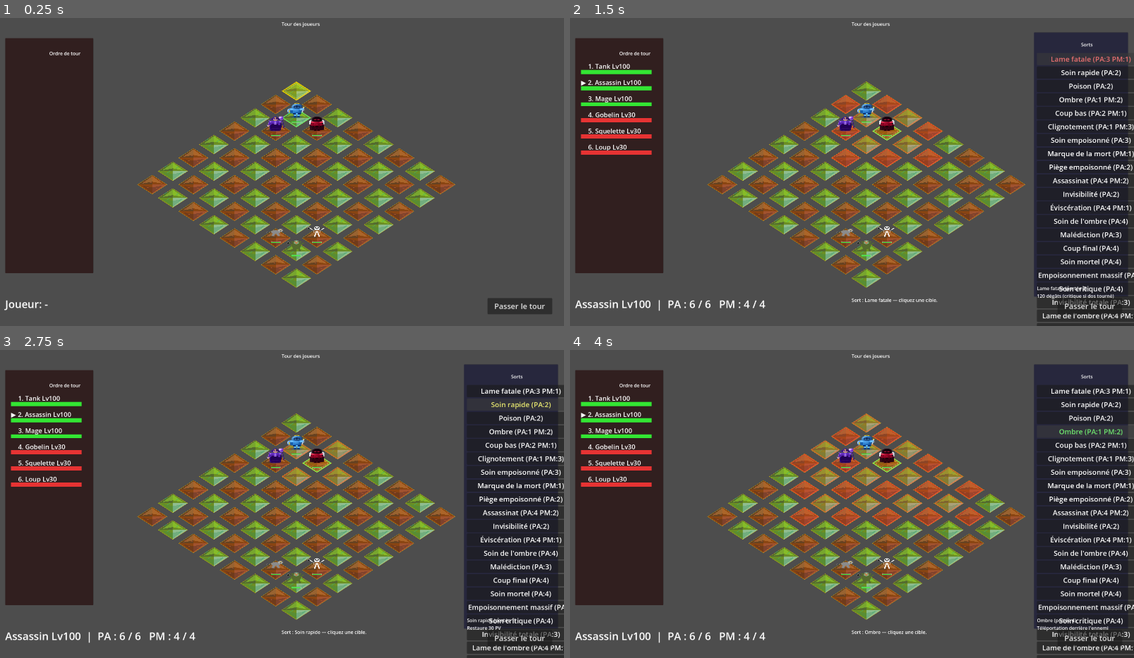
Above: before the commit, frames 1-4 (two rows, left to right).
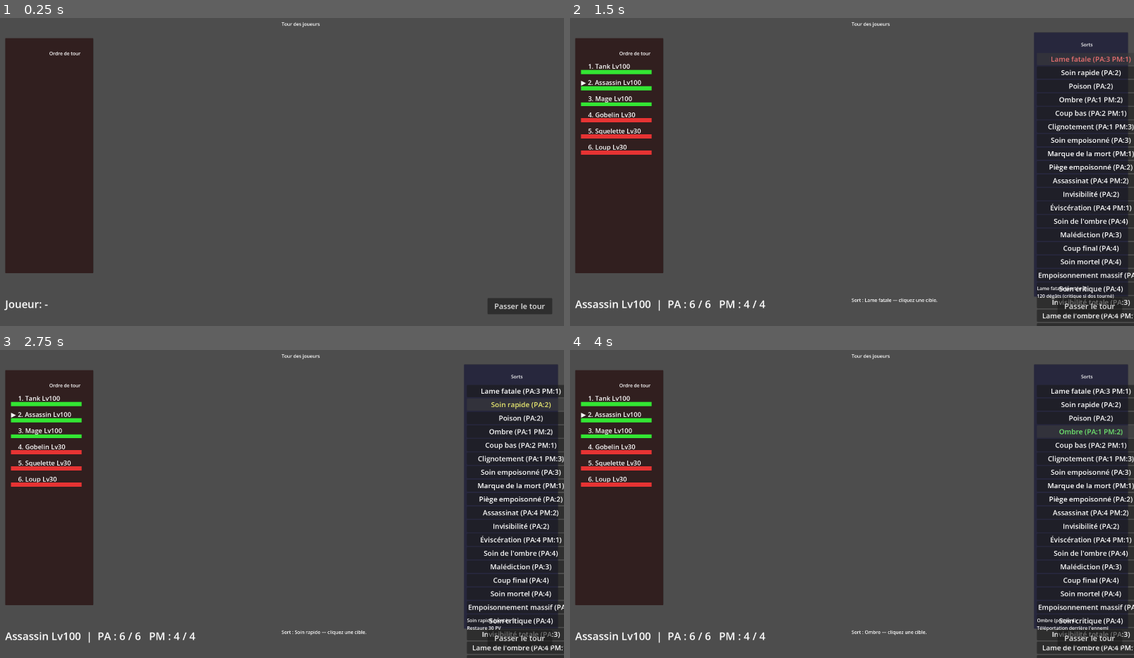
Above: after the commit, the same moments.

Repository: CharlieG42/Zimut
Game: Godot game, scene res://scenes/Main.tscn
The game is run twice, just before and just after one commit, with the same random seed, the same clock (stepped at 60 frames per second) and the same inputs.
Inputs:
- Up to frame 1 (0.25 s): no input
- Up to frame 2 (1.5 s): click "Passer le tour" at 0.5 s; click "Lame fatale (PA:3 PM:1)" at 1.25 s
- Up to frame 3 (2.75 s): click "Soin rapide (PA:2)" at 2 s
- Up to frame 4 (4 s): click "Poison (PA:2)" at 2.75 s; click "Ombre (PA:1 PM:2)" at 3.5 s

The runs differ from the first frame. In frame 1, 11% of the frame differs, in the area x 24-81%, y 20-88%; in frame 2, 11%; in frame 3, 11%; in frame 4, 11%.
Error after the commit: Parse Error: Identifier "hh" not declared in the current scope. (res://scripts/Cell.gd:145)

Commit message:
Fix tile spacing for 140x140 cells on 8x8 grid
- Updated Cell.gd to use dynamic coordinates based on CELL_SIZE (140x140)
- Changed HALF from (50,50) to (70,70) to match new tile size
- Replaced all hardcoded tile coordinates with hw/hh relative values
- Updated health bar, entity drawing, and texture coordinates to scale with tile size
- Fixed _is_point_in_diamond() to use HALF values instead of hardcoded 50.0
- Updated GridManager.gd grid_to_screen/screen_to_grid offsets from 90 to 100
- Adjusted decoration positions to fit within 8x8 grid bounds

This ensures tiles touch each other without gaps and all visual elements scale properly.

Co-authored-by: CharlieG42 <CharlieG42@users.noreply.github.com>

Diff:
--- a/prototype/Godot_iso/scripts/Cell.gd
+++ b/prototype/Godot_iso/scripts/Cell.gd
@@ -5,7 +5,7 @@
 ## Support des sprites pour les joueurs et ennemis
 
 const CELL_SIZE = Vector2i(140, 140)
-const HALF = Vector2(50, 50)
+const HALF = Vector2(70, 70)
 
 ## Chemins des sprites (relatifs au projet)
 const SPRITE_PATH_PLAYERS = "res://assets/sprites/players/"
@@ -55,44 +55,50 @@
 
 
 func _draw():
+	# Coordonnées basées sur CELL_SIZE (140x140)
+	var w = float(CELL_SIZE.x)
+	var h = float(CELL_SIZE.y)
+	var hw = w / 2.0
+	var hh = h / 2.0
+
 	var main_points = PackedVector2Array([
-		Vector2(0, 50), Vector2(50, 0), Vector2(100, 50), Vector2(50, 100)
+		Vector2(0, hh), Vector2(hw, 0), Vector2(w, hh), Vector2(hw, h)
 	])
 	var is_grass = (grid_position.x + grid_position.y) % 2 == 0
 
 	if is_grass:
 		draw_polygon(main_points, _colors4(GRASS_COLOR))
-		draw_polygon(PackedVector2Array([Vector2(0,50), Vector2(50,0), Vector2(50,50)]), _colors3(GRASS_SIDE_LEFT))
-		draw_polygon(PackedVector2Array([Vector2(50,50), Vector2(100,50), Vector2(50,100)]), _colors3(GRASS_SIDE_RIGHT))
-		draw_polygon(PackedVector2Array([Vector2(15,45), Vector2(50,5), Vector2(85,45), Vector2(50,35)]), _colors4(GRASS_HIGHLIGHT))
-		draw_polygon(PackedVector2Array([Vector2(15,55), Vector2(50,95), Vector2(85,55), Vector2(50,65)]), _colors4(GRASS_SHADOW))
+		draw_polygon(PackedVector2Array([Vector2(0,hh), Vector2(hw,0), Vector2(hw,hh)]), _colors3(GRASS_SIDE_LEFT))
+		draw_polygon(PackedVector2Array([Vector2(hw,hh), Vector2(w,hh), Vector2(hw,h)]), _colors3(GRASS_SIDE_RIGHT))
+		draw_polygon(PackedVector2Array([Vector2(hw*0.3,hh*0.9), Vector2(hw,hh*0.1), Vector2(w-hw*0.3,hh*0.9), Vector2(hw,hh*0.7)]), _colors4(GRASS_HIGHLIGHT))
+		draw_polygon(PackedVector2Array([Vector2(hw*0.3,hh*1.1), Vector2(hw,hh*1.9), Vector2(w-hw*0.3,hh*1.1), Vector2(hw,hh*1.3)]), _colors4(GRASS_SHADOW))
 		_draw_outline(main_points, BORDER_HIGHLIGHT, 1.0)
 		_draw_grass_texture()
 	else:
 		draw_polygon(main_points, _colors4(DIRT_COLOR))
-		draw_polygon(PackedVector2Array([Vector2(0,50), Vector2(50,0), Vector2(50,50)]), _colors3(DIRT_SIDE_LEFT))
-		draw_polygon(PackedVector2Array([Vector2(50,50), Vector2(100,50), Vector2(50,100)]), _colors3(DIRT_SIDE_RIGHT))
-		draw_polygon(PackedVector2Array([Vector2(15,45), Vector2(50,5), Vector2(85,45), Vector2(50,35)]), _colors4(DIRT_HIGHLIGHT))
-		draw_polygon(PackedVector2Array([Vector2(15,55), Vector2(50,95), Vector2(85,55), Vector2(50,65)]), _colors4(DIRT_SHADOW))
+		draw_polygon(PackedVector2Array([Vector2(0,hh), Vector2(hw,0), Vector2(hw,hh)]), _colors3(DIRT_SIDE_LEFT))
+		draw_polygon(PackedVector2Array([Vector2(hw,hh), Vector2(w,hh), Vector2(hw,h)]), _colors3(DIRT_SIDE_RIGHT))
+		draw_polygon(PackedVector2Array([Vector2(hw*0.3,hh*0.9), Vector2(hw,hh*0.1), Vector2(w-hw*0.3,hh*0.9), Vector2(hw,hh*0.7)]), _colors4(DIRT_HIGHLIGHT))
+		draw_polygon(PackedVector2Array([Vector2(hw*0.15,hh*0.9), Vector2(hw*0.5,hh*1.35), Vector2(w-hw*0.15,hh*0.9), Vector2(hw,hh*0.45)]), _colors4(DIRT_SHADOW))
 		_draw_outline(main_points, BORDER_HIGHLIGHT, 1.0)
 		_draw_dirt_texture()
 
 	# Overlays d'état (ordre : portée < sélection < highlight actif)
 	if in_spell_range:
 		draw_polygon(main_points, _colors4(Color(1.0, 0.3, 0.2, 0.25)))
-		_draw_outline(PackedVector2Array([Vector2(4,50), Vector2(50,4), Vector2(96,50), Vector2(50,96)]), SPELL_RANGE_COLOR, 2.5)
+		_draw_outline(PackedVector2Array([Vector2(hw*0.04,hh), Vector2(hw,hh*0.04), Vector2(w-hw*0.04,hh), Vector2(hw,hh*1.96)]), SPELL_RANGE_COLOR, 2.5)
 	elif in_move_range:
 		draw_polygon(main_points, _colors4(Color(0.2, 0.7, 1.0, 0.22)))
-		_draw_outline(PackedVector2Array([Vector2(4,50), Vector2(50,4), Vector2(96,50), Vector2(50,96)]), MOVE_RANGE_COLOR, 2.5)
+		_draw_outline(PackedVector2Array([Vector2(hw*0.04,hh), Vector2(hw,hh*0.04), Vector2(w-hw*0.04,hh), Vector2(hw,hh*1.96)]), MOVE_RANGE_COLOR, 2.5)
 
 	if selected:
 		draw_polygon(main_points, _colors4(Color(1.0, 0.84, 0.0, 0.18)))
-		_draw_outline(PackedVector2Array([Vector2(4,50), Vector2(50,4), Vector2(96,50), Vector2(50,96)]), SELECTION_COLOR, 3.0)
+		_draw_outline(PackedVector2Array([Vector2(hw*0.04,hh), Vector2(hw,hh*0.04), Vector2(w-hw*0.04,hh), Vector2(hw,hh*1.96)]), SELECTION_COLOR, 3.0)
 		# Double contour intérieur style Waven
-		_draw_outline(PackedVector2Array([Vector2(12,50), Vector2(50,12), Vector2(88,50), Vector2(50,88)]), Color(1.0,1.0,0.6,0.5), 1.2)
+		_draw_outline(PackedVector2Array([Vector2(hw*0.12,hh), Vector2(hw,hh*0.12), Vector2(w-hw*0.12,hh), Vector2(hw,hh*1.88)]), Color(1.0,1.0,0.6,0.5), 1.2)
 
 	if highlighted:
-		_draw_outline(PackedVector2Array([Vector2(3,50), Vector2(50,3), Vector2(97,50), Vector2(50,97)]), HIGHLIGHT_COLOR, 3.0)
+		_draw_outline(PackedVector2Array([Vector2(hw*0.03,hh), Vector2(hw,hh*0.03), Vector2(w-hw*0.03,hh), Vector2(hw,hh*1.97)]), HIGHLIGHT_COLOR, 3.0)
 
 	if entity:
 		_draw_entity()
@@ -136,9 +142,9 @@
 	if _try_load_sprite(classe, entity_type):
 		entity_sprite.visible = true
 		if highlighted or is_active:
-			var tip = center + Vector2(0, -32)
-			draw_line(tip + Vector2(-7, 8), tip, Color(1.0, 1.0, 0.3), 2.5)
-			draw_line(tip + Vector2(7, 8), tip, Color(1.0, 1.0, 0.3), 2.5)
+			var tip = center + Vector2(0, -hh * 0.45)
+			draw_line(tip + Vector2(-hw*0.1, hh*0.11), tip, Color(1.0, 1.0, 0.3), 2.5)
+			draw_line(tip + Vector2(hw*0.1, hh*0.11), tip, Color(1.0, 1.0, 0.3), 2.5)
 	else:
 		entity_sprite.visible = false
 		_draw_entity_geometric(center, entity_type, classe, is_active, color)
@@ -162,7 +168,7 @@
 			var tex_size = entity_sprite.texture.get_size()
 			var scale_f = 0.8
 			entity_sprite.scale = Vector2(scale_f, scale_f)
-			entity_sprite.position = Vector2(HALF.x, HALF.y - tex_size.y * scale_f * 0.5 + 8.0)
+			entity_sprite.position = Vector2(HALF.x, HALF.y - tex_size.y * scale_f * 0.5 + hh * 0.11)
 			return true
 
 	return false
@@ -170,7 +176,7 @@
 
 func _draw_entity_geometric(center, entity_type, classe, is_active, color):
 	# Ombre portée
-	_draw_ellipse(center + Vector2(0, 8), Vector2(18, 6), Color(0, 0, 0, 0.35))
+	_draw_ellipse(center + Vector2(0, hh*0.11), Vector2(hw*0.25, hh*0.085), Color(0, 0, 0, 0.35))
 
 	if entity_type == "Player":
 		var num_pts = 32
@@ -178,7 +184,7 @@
 		var cols = PackedColorArray()
 		for i in range(num_pts + 1):
 			var angle = i * TAU / num_pts
-			pts.append(center + Vector2(cos(angle), sin(angle)) * 25.0)
+			pts.append(center + Vector2(cos(angle), sin(angle)) * hw * 0.35)
 			cols.append(color)
 		draw_polygon(pts, cols)
 		var border_color = Color.YELLOW if is_active else Color.WHITE
@@ -186,14 +192,14 @@
 		for i in range(num_pts):
 			draw_line(pts[i], pts[i + 1], border_color, border_w, true)
 		if highlighted or is_active:
-			var tip = center + Vector2(0, -32)
-			draw_line(tip + Vector2(-7, 8), tip, Color(1.0, 1.0, 0.3), 2.5)
-			draw_line(tip + Vector2(7, 8), tip, Color(1.0, 1.0, 0.3), 2.5)
+			var tip = center + Vector2(0, -hh * 0.45)
+			draw_line(tip + Vector2(-hw*0.1, hh*0.11), tip, Color(1.0, 1.0, 0.3), 2.5)
+			draw_line(tip + Vector2(hw*0.1, hh*0.11), tip, Color(1.0, 1.0, 0.3), 2.5)
 	else:
 		var tri = PackedVector2Array([
-			center + Vector2(-20, -15),
-			center + Vector2(20, -15),
-			center + Vector2(0, 22),
+			center + Vector2(-hw*0.28, -hh*0.21),
+			center + Vector2(hw*0.28, -hh*0.21),
+			center + Vector2(0, hh*0.31),
 		])
 		draw_polygon(tri, PackedColorArray([color, color, color]))
 		for i in range(tri.size()):
@@ -206,9 +212,10 @@
 	if max_pv <= 0:
 		return
 	var ratio = clampf(cur_pv / max_pv, 0.0, 1.0)
-	var bar_w = 32.0
-	var bar_h = 5.0
-	var bar_pos = center + Vector2(-bar_w * 0.5, 20.0)
+	# Dynamic sizing based on cell size
+	var bar_w = hw * 0.56  # ~40% of cell width
+	var bar_h = hh * 0.1   # ~10% of cell height
+	var bar_pos = center + Vector2(-bar_w * 0.5, hh * 0.4)  # Position above center
 
 	draw_rect(Rect2(bar_pos, Vector2(bar_w, bar_h)), Color(0, 0, 0, 0.7), true)
 	var fill_color = Color(0.2, 0.9, 0.2)
@@ -223,17 +230,19 @@
 # Textures procédurales
 func _draw_grass_texture():
 	var c = Color(0.24, 0.70, 0.44)
-	draw_line(Vector2(20, 30), Vector2(30, 20), c, 1.5, true)
-	draw_line(Vector2(60, 35), Vector2(70, 25), c, 1.5, true)
-	draw_line(Vector2(30, 60), Vector2(40, 50), c, 1.5, true)
-	draw_line(Vector2(70, 65), Vector2(80, 55), c, 1.5, true)
+	draw_line(Vector2(hw*0.28, hh*0.42), Vector2(hw*0.42, hh*0.28), c, 1.5, true)
+	draw_line(Vector2(hw*0.84, hh*0.5), Vector2(hw*1.0, hh*0.35), c, 1.5, true)
+	draw_line(Vector2(hw*0.42, hh*0.84), Vector2(hw*0.56, hh*0.7), c, 1.5, true)
+	draw_line(Vector2(hw*1.0, hh*0.91), Vector2(hw*1.12, hh*0.77), c, 1.5, true)
 
 
 func _draw_dirt_texture():
 	var c = Color(0.63, 0.32, 0.18)
-	for data in [[Vector2(25,35), Vector2(4,2)], [Vector2(45,40), Vector2(3,1.5)],
-				 [Vector2(75,30), Vector2(5,2.5)], [Vector2(35,65), Vector2(3.5,2)],
-				 [Vector2(65,70), Vector2(4,2)]]:
+	for data in [[Vector2(hw*0.35,hh*0.5), Vector2(hw*0.06,hh*0.03)],
+				 [Vector2(hw*0.63,hh*0.56), Vector2(hw*0.04,hh*0.02)],
+				 [Vector2(hw*1.05,hh*0.42), Vector2(hw*0.07,hh*0.035)],
+				 [Vector2(hw*0.5,hh*0.91), Vector2(hw*0.05,hh*0.03)],
+				 [Vector2(hw*0.91,hh*0.98), Vector2(hw*0.06,hh*0.03)]]:
 		_draw_ellipse(data[0], data[1], c)
 
 
@@ -270,8 +279,8 @@
 
 
 func _is_point_in_diamond(point):
-	var cx = 50.0
-	var cy = 50.0
-	var hw = 50.0
-	var hh = 50.0
+	var cx = HALF.x
+	var cy = HALF.y
+	var hw = HALF.x
+	var hh = HALF.y
 	return (absf(point.x - cx) / hw) + (absf(point.y - cy) / hh) <= 1.0
--- a/prototype/Godot_iso/scripts/GridManager.gd
+++ b/prototype/Godot_iso/scripts/GridManager.gd
@@ -57,10 +57,10 @@
 	var decoration_positions: Array[Vector2i] = [
 		Vector2i(0, 0), Vector2i(1, 0), Vector2i(2, 0),
 		Vector2i(0, 1), Vector2i(1, 1), Vector2i(2, 1),
-		Vector2i(8, 8), Vector2i(9, 8), Vector2i(8, 9),
 		Vector2i(6, 6), Vector2i(7, 6), Vector2i(6, 7),
-		Vector2i(1, 8), Vector2i(2, 8), Vector2i(8, 1),
-		Vector2i(3, 7), Vector2i(7, 3), Vector2i(4, 8),
+		Vector2i(5, 5), Vector2i(7, 7), Vector2i(5, 7),
+		Vector2i(1, 6), Vector2i(2, 6), Vector2i(6, 1),
+		Vector2i(3, 5), Vector2i(5, 3), Vector2i(4, 6),
 	]
 	for pos: Vector2i in decoration_positions:
 		if pos.x < 0 or pos.x >= game_manager.GRID_SIZE:
@@ -94,14 +94,15 @@
 func grid_to_screen(grid_pos: Vector2i) -> Vector2:
 	var x: float = float(grid_pos.x - grid_pos.y) * float(CELL_SIZE.x) / 2.0
 	var y: float = float(grid_pos.x + grid_pos.y) * float(CELL_SIZE.y) / 2.0
+	# Center the 8x8 grid (560, 560) on screen (960, 540)
 	x += 960.0
-	y += 90.0
+	y += 100.0
 	return Vector2(x, y)
 
 
 func screen_to_grid(screen_pos: Vector2) -> Vector2i:
 	var x_s: float = screen_pos.x - 960.0
-	var y_s: float = screen_pos.y - 90.0
+	var y_s: float = screen_pos.y - 100.0
 	var gx: float  = (x_s / (float(CELL_SIZE.x) / 2.0) + y_s / (float(CELL_SIZE.y) / 2.0)) / 2.0
 	var gy: float  = (y_s / (float(CELL_SIZE.y) / 2.0) - x_s / (float(CELL_SIZE.x) / 2.0)) / 2.0
 	return Vector2i(roundi(gx), roundi(gy))
